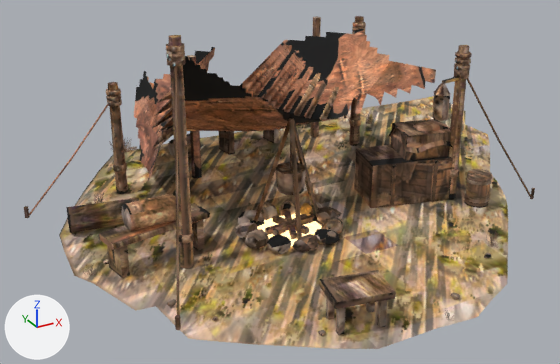
An edit to the glTF model godot/project/assets/forest_rescue/landmarks/lf_env_camp_props.glb, drawn before and after from the same camera.
The view is the same before and after, from a 50 mm camera at (-4.99, -8.93, 4.67) aimed at (-0.06, 0.03, 0.2). Every picture has the same lights, and +X, +Y and +Z are marked at lower left. The first picture is the older version. Where no turn or scale is listed for an object, it has been applied to the vertices. Vertices at exactly the same position are counted once.

Objects in the first picture: 'lf_env_camp_props_LOD0', 'lf_env_camp_props_base', 'lf_env_camp_props_cloth_LOD0'.
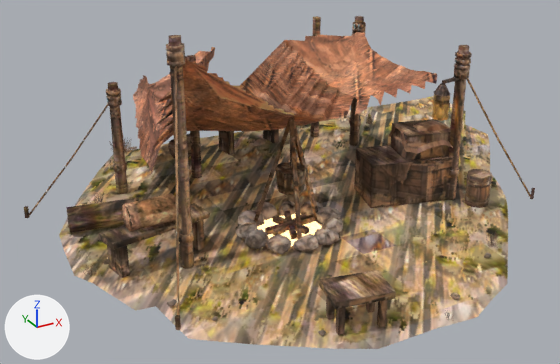
Location of each change, [x1, y1, x2, y2] in pixels of the pictures (560 x 364 px; the box of a moved part takes in the faces that stretch with it):
'lf_env_camp_props_cloth_LOD0', reshaped (8% shorter): before [134, 29, 436, 183]; after [133, 32, 437, 174]
part 1 of me_lf_env_camp_props_base, surface changed: [59, 96, 508, 349] in both
part 2 of me_lf_env_camp_props_cloth_lod0, moved or reshaped: before [326, 29, 436, 76]; after [318, 32, 437, 84]
part 3 of me_lf_env_camp_props_cloth_lod0, moved or reshaped: before [134, 51, 199, 118]; after [133, 51, 199, 118]
part 4 of me_lf_env_camp_props_cloth_lod0, built on: before [300, 120, 326, 125]; after [302, 97, 370, 126]
part 5 of me_lf_env_camp_props_cloth_lod0, moved or reshaped: before [185, 56, 201, 68]; after [169, 56, 206, 74]
part 6 of me_lf_env_camp_props_cloth_lod0, deleted: before [140, 155, 151, 183]
part 7 of me_lf_env_camp_props_lod0, surface changed: [24, 16, 535, 335] in both

The edits, one by one:
me_lf_env_camp_props_base has 464 vertices, 756 faces and spans x -3.27..5.02, y -3.72..4.02, z -0.06..0.37.
me_lf_env_camp_props_base is used by ob_lf_env_camp_props_base; location (0.0, 0.0, 0.0).
me_lf_env_camp_props_base part 1: texture (UV) coordinates of 698 of 756 faces, centred in x -3.07..4.85, y -3.5..2.64, z -0.05..0.04, changed; they spanned u 0.0..0.99, v 0.0..1.0 and now span u 0.0..0.99, v 0.0..1.0.
me_lf_env_camp_props_cloth_lod0 is used by ob_lf_env_camp_props_cloth_lod0; location (0.0, 0.0, 0.0).
me_lf_env_camp_props_cloth_lod0 had 1097 vertices, 1966 faces and spanned x -2.29..2.01, y -1.22..3.02, z 0.2..2.54.
me_lf_env_camp_props_cloth_lod0 now has 1121 vertices, 2010 faces and spans x -2.29..1.95, y -1.22..3.01, z 0.25..2.54.
me_lf_env_camp_props_cloth_lod0 part 2: 15 vertices moved from x 1.62..1.99, y -0.83..1.43, z 1.76..1.97 to x 1.62..1.94, y -0.97..1.31, z 1.74..1.95; 13 vertices removed from x 1.58..2.01, y -0.91..1.48, z 1.76..1.98; 24 vertices added at x 1.46..1.95, y -1.22..1.54, z 1.74..1.95.
me_lf_env_camp_props_cloth_lod0 part 3: 1 vertex moved from x -1.24, y 2.8, z 0.69 to x -1.26, y 2.69, z 0.63; 20 vertices removed from x -1.29..-0.22, y 2.47..3.02, z 0.57..1.57; 30 vertices added at x -1.29..-0.15, y 2.43..3.01, z 0.57..1.58.
me_lf_env_camp_props_cloth_lod0 part 4: 4 vertices removed from x -0.03..0.09, y -0.91..-0.5, z 1.22..1.39; 12 vertices added at x -0.1..0.65, y -1.02..-0.13, z 1.08..1.49.
me_lf_env_camp_props_cloth_lod0 part 5: 4 vertices removed from x -1.89..-1.74, y -1.22..-1.17, z 2.43..2.54; 7 vertices added at x -2.09..-1.69, y -1.22..-1.15, z 2.37..2.54.
me_lf_env_camp_props_cloth_lod0 part 6: 8 vertices removed from x -1.92..-1.54, y 0.38..1.8, z 0.2..0.43.
me_lf_env_camp_props_lod0 has 1390 vertices, 2350 faces and spans x -3.45..3.05, y -3.49..2.45, z -0.01..2.78.
me_lf_env_camp_props_lod0 is used by ob_lf_env_camp_props_lod0; location (0.0, 0.0, 0.0).
me_lf_env_camp_props_lod0 part 7: texture (UV) coordinates of 2318 of 2350 faces, centred in x -3.44..3.04, y -3.45..2.44, z 0.0..2.78, changed; they spanned u 0.0..0.99, v 0.0..1.0 and now span u 0.0..0.99, v 0.0..1.0.
